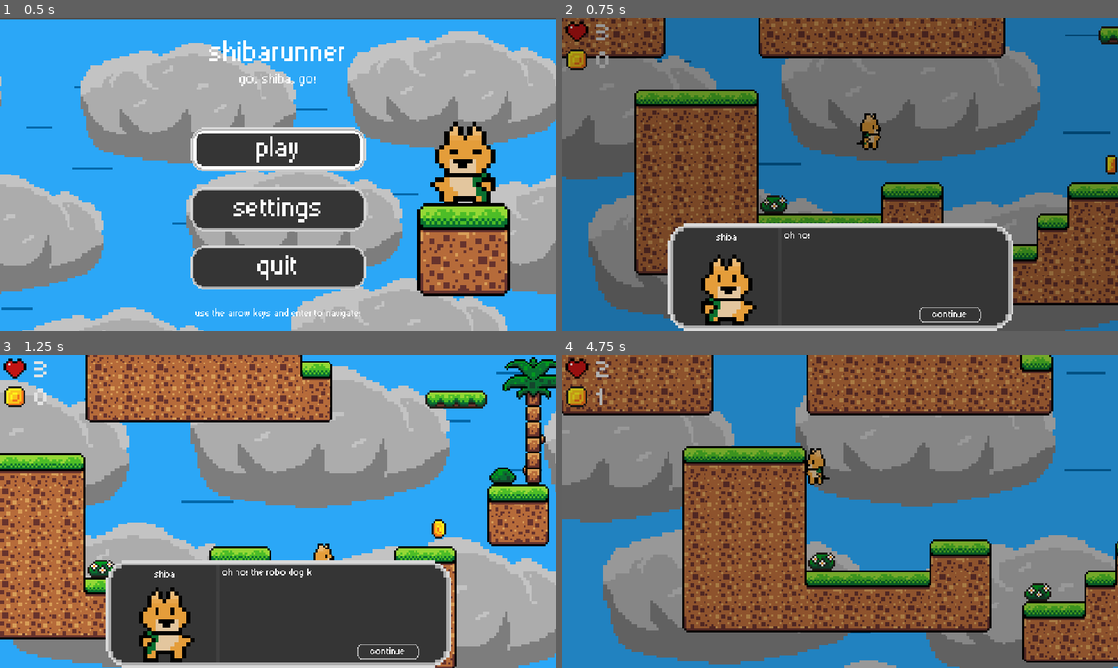
Above: before the commit, frames 1-4 (two rows, left to right).
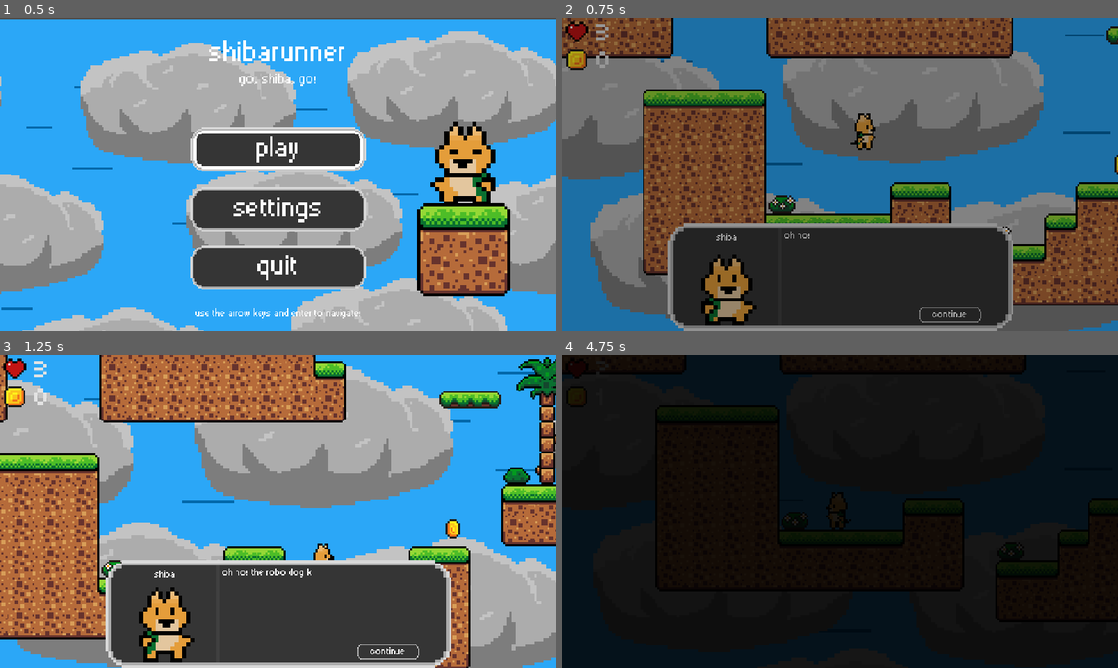
Above: after the commit, the same moments.

Repository: RafaeloxMC/shiba
Game: Godot game, scene res://scenes/main_menu.tscn
Same seed, same stepped clock (60 frames per second), same inputs: the game is played once before the commit and once after it.
Inputs:
- Up to frame 1 (0.5 s): no input
- Up to frame 2 (0.75 s): tap Enter (next) at 0.5 s; hold Right (move_right) from 0.53 s (still down); tap Space (jump) at 0.6 s
- Up to frame 3 (1.25 s): keep holding Right (move_right); tap Space (jump) at 0.77, 1.07 s
- Up to frame 4 (4.75 s): tap Enter (next) at 1.35, 2.85, 4.35 s; tap Space (jump) at 1.52, 1.55, 1.82, 2.1, 3.02, 3.05, 3.32, 3.6, 3.77, 4.07, 4.52, 4.55 s; release Right (move_right) at 2.03 s; hold Left (move_left) 2.03-2.78 s; hold Right (move_right) 2.78-4.28 s; hold Left (move_left) from 4.28 s (still down)

Frame 1 is identical in both runs. In frame 2, 19% of the frame differs, in the area x 0-100%, y 0-100%; in frame 3, 19%; in frame 4, 97%.

Commit message:
Add jump sfx & light acceleration to movement

Diff:
--- a/scenes/gameui.tscn
+++ b/scenes/gameui.tscn
@@ -242,6 +242,103 @@
 "name": &"pickup",
 "speed": 20.0
 }]
+
+[sub_resource type="LabelSettings" id="LabelSettings_wexye"]
+font = ExtResource("2_mu2ln")
+
+[sub_resource type="AtlasTexture" id="AtlasTexture_0jyfi"]
+atlas = ExtResource("7_tgq32")
+region = Rect2(0, 0, 32, 32)
+
+[sub_resource type="AtlasTexture" id="AtlasTexture_x70um"]
+atlas = ExtResource("7_tgq32")
+region = Rect2(32, 0, 32, 32)
+
+[sub_resource type="AtlasTexture" id="AtlasTexture_8h4rg"]
+atlas = ExtResource("7_tgq32")
+region = Rect2(64, 0, 32, 32)
+
+[sub_resource type="AtlasTexture" id="AtlasTexture_2wh61"]
+atlas = ExtResource("7_tgq32")
+region = Rect2(96, 0, 32, 32)
+
+[sub_resource type="AtlasTexture" id="AtlasTexture_kcs7t"]
+atlas = ExtResource("7_tgq32")
+region = Rect2(128, 0, 32, 32)
+
+[sub_resource type="AtlasTexture" id="AtlasTexture_au8qu"]
+atlas = ExtResource("7_tgq32")
+region = Rect2(160, 0, 32, 32)
+
+[sub_resource type="AtlasTexture" id="AtlasTexture_2kpsq"]
+atlas = ExtResource("7_tgq32")
+region = Rect2(192, 0, 32, 32)
+
+[sub_resource type="AtlasTexture" id="AtlasTexture_f0dk5"]
+atlas = ExtResource("7_tgq32")
+region = Rect2(224, 0, 32, 32)
+
+[sub_resource type="SpriteFrames" id="SpriteFrames_hwmyc"]
+animations = [{
+"frames": [{
+"duration": 1.0,
+"texture": SubResource("AtlasTexture_0jyfi")
+}, {
+"duration": 1.0,
+"texture": SubResource("AtlasTexture_x70um")
+}, {
+"duration": 1.0,
+"texture": SubResource("AtlasTexture_8h4rg")
+}, {
+"duration": 1.0,
+"texture": SubResource("AtlasTexture_2wh61")
+}, {
+"duration": 1.0,
+"texture": SubResource("AtlasTexture_kcs7t")
+}, {
+"duration": 1.0,
+"texture": SubResource("AtlasTexture_au8qu")
+}, {
+"duration": 1.0,
+"texture": SubResource("AtlasTexture_2kpsq")
+}, {
+"duration": 1.0,
+"texture": SubResource("AtlasTexture_f0dk5")
+}],
+"loop": true,
+"name": &"default",
+"speed": 10.0
+}]
+
+[sub_resource type="AtlasTexture" id="AtlasTexture_hwmyc"]
+atlas = ExtResource("8_s0xlj")
+region = Rect2(0, 0, 160, 32)
+
+[sub_resource type="AtlasTexture" id="AtlasTexture_afor6"]
+atlas = ExtResource("8_s0xlj")
+region = Rect2(0, 32, 160, 32)
+
+[sub_resource type="SpriteFrames" id="SpriteFrames_wb12n"]
+animations = [{
+"frames": [{
+"duration": 1.0,
+"texture": SubResource("AtlasTexture_hwmyc")
+}],
+"loop": true,
+"name": &"default",
+"speed": 10.0
+}, {
+"frames": [{
+"duration": 1.0,
+"texture": SubResource("AtlasTexture_afor6")
+}],
+"loop": true,
+"name": &"default_selected",
+"speed": 5.0
+}]
+
+[sub_resource type="LabelSettings" id="LabelSettings_dfh7m"]
+font = ExtResource("2_mu2ln")
 
 [sub_resource type="Animation" id="Animation_n31af"]
 length = 0.001
@@ -297,103 +394,6 @@
 &"fadeout": SubResource("Animation_mu2ln")
 }
 
-[sub_resource type="LabelSettings" id="LabelSettings_wexye"]
-font = ExtResource("2_mu2ln")
-
-[sub_resource type="AtlasTexture" id="AtlasTexture_0jyfi"]
-atlas = ExtResource("7_tgq32")
-region = Rect2(0, 0, 32, 32)
-
-[sub_resource type="AtlasTexture" id="AtlasTexture_x70um"]
-atlas = ExtResource("7_tgq32")
-region = Rect2(32, 0, 32, 32)
-
-[sub_resource type="AtlasTexture" id="AtlasTexture_8h4rg"]
-atlas = ExtResource("7_tgq32")
-region = Rect2(64, 0, 32, 32)
-
-[sub_resource type="AtlasTexture" id="AtlasTexture_2wh61"]
-atlas = ExtResource("7_tgq32")
-region = Rect2(96, 0, 32, 32)
-
-[sub_resource type="AtlasTexture" id="AtlasTexture_kcs7t"]
-atlas = ExtResource("7_tgq32")
-region = Rect2(128, 0, 32, 32)
-
-[sub_resource type="AtlasTexture" id="AtlasTexture_au8qu"]
-atlas = ExtResource("7_tgq32")
-region = Rect2(160, 0, 32, 32)
-
-[sub_resource type="AtlasTexture" id="AtlasTexture_2kpsq"]
-atlas = ExtResource("7_tgq32")
-region = Rect2(192, 0, 32, 32)
-
-[sub_resource type="AtlasTexture" id="AtlasTexture_f0dk5"]
-atlas = ExtResource("7_tgq32")
-region = Rect2(224, 0, 32, 32)
-
-[sub_resource type="SpriteFrames" id="SpriteFrames_hwmyc"]
-animations = [{
-"frames": [{
-"duration": 1.0,
-"texture": SubResource("AtlasTexture_0jyfi")
-}, {
-"duration": 1.0,
-"texture": SubResource("AtlasTexture_x70um")
-}, {
-"duration": 1.0,
-"texture": SubResource("AtlasTexture_8h4rg")
-}, {
-"duration": 1.0,
-"texture": SubResource("AtlasTexture_2wh61")
-}, {
-"duration": 1.0,
-"texture": SubResource("AtlasTexture_kcs7t")
-}, {
-"duration": 1.0,
-"texture": SubResource("AtlasTexture_au8qu")
-}, {
-"duration": 1.0,
-"texture": SubResource("AtlasTexture_2kpsq")
-}, {
-"duration": 1.0,
-"texture": SubResource("AtlasTexture_f0dk5")
-}],
-"loop": true,
-"name": &"default",
-"speed": 10.0
-}]
-
-[sub_resource type="AtlasTexture" id="AtlasTexture_hwmyc"]
-atlas = ExtResource("8_s0xlj")
-region = Rect2(0, 0, 160, 32)
-
-[sub_resource type="AtlasTexture" id="AtlasTexture_afor6"]
-atlas = ExtResource("8_s0xlj")
-region = Rect2(0, 32, 160, 32)
-
-[sub_resource type="SpriteFrames" id="SpriteFrames_wb12n"]
-animations = [{
-"frames": [{
-"duration": 1.0,
-"texture": SubResource("AtlasTexture_hwmyc")
-}],
-"loop": true,
-"name": &"default",
-"speed": 10.0
-}, {
-"frames": [{
-"duration": 1.0,
-"texture": SubResource("AtlasTexture_afor6")
-}],
-"loop": true,
-"name": &"default_selected",
-"speed": 5.0
-}]
-
-[sub_resource type="LabelSettings" id="LabelSettings_dfh7m"]
-font = ExtResource("2_mu2ln")
-
 [node name="GameUI" type="Control"]
 layout_mode = 3
 anchors_preset = 15
@@ -437,18 +437,6 @@
 animation = &"pickup"
 frame = 12
 frame_progress = 1.0
-
-[node name="ColorRect" type="ColorRect" parent="CanvasLayer"]
-offset_left = -23.0
-offset_right = 1152.0
-offset_bottom = 648.0
-color = Color(0, 0, 0, 0)
-script = ExtResource("5_n31af")
-
-[node name="AnimationPlayer" type="AnimationPlayer" parent="CanvasLayer/ColorRect"]
-libraries = {
-&"": SubResource("AnimationLibrary_wexye")
-}
 
 [node name="DialogManager" type="TextureRect" parent="CanvasLayer"]
 anchors_preset = 7
@@ -521,3 +509,15 @@
 label_settings = SubResource("LabelSettings_dfh7m")
 horizontal_alignment = 1
 vertical_alignment = 1
+
+[node name="ColorRect" type="ColorRect" parent="CanvasLayer"]
+offset_left = -23.0
+offset_right = 1152.0
+offset_bottom = 648.0
+color = Color(0, 0, 0, 0)
+script = ExtResource("5_n31af")
+
+[node name="AnimationPlayer" type="AnimationPlayer" parent="CanvasLayer/ColorRect"]
+libraries = {
+&"": SubResource("AnimationLibrary_wexye")
+}
--- a/scripts/player.gd
+++ b/scripts/player.gd
@@ -2,11 +2,13 @@
 
 
 const SPEED = 130.0
+const ACCELERATION = 1000.0
 const JUMP_VELOCITY = -300.0
 var DEAD = false
 
 @onready var animated_sprite_2d: AnimatedSprite2D = $AnimatedSprite2D
 @onready var collision_shape_2d: CollisionShape2D = $CollisionShape2D
+@onready var audio_stream_player_2d: AudioStreamPlayer2D = $AudioStreamPlayer2D
 
 func die():
 	DEAD = true
@@ -28,22 +30,20 @@
 		move_and_slide()
 		return
 
-	# Handle jump.
 	if Input.is_action_just_pressed("jump") and is_on_floor():
 		velocity.y = JUMP_VELOCITY
+		audio_stream_player_2d.play()
 
-	# Get the input direction and handle the movement/deceleration.
-	# As good practice, you should replace UI actions with custom gameplay actions.
 	var direction := Input.get_axis("move_left", "move_right")
 	if direction:
-		animated_sprite_2d.animation = "walk"
-		velocity.x = direction * SPEED
+		animated_sprite_2d.play("walk")
+		velocity.x = move_toward(velocity.x, direction * SPEED, ACCELERATION * delta)
 		if velocity.x > 0:
 			animated_sprite_2d.flip_h = false;
 		else:
 			animated_sprite_2d.flip_h = true
 	else:
 		velocity.x = move_toward(velocity.x, 0, SPEED)
-		animated_sprite_2d.animation = "idle"
+		animated_sprite_2d.play("idle")
 
 	move_and_slide()
